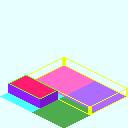
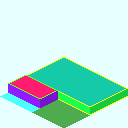
Comparing the layer stacks of the two 128px x 128px images. Changes:
added group "Factory" with 4 layers above "Base_Plate_2x2.png" over [28, 58, 128, 114]
added layer "Factory Wall_T" in group "Factory" over [28, 58, 126, 106]
added layer "Factory Wall_E" in group "Factory" over [28, 58, 128, 114]
added layer "Factory Wall_S" in group "Factory" over [58, 58, 126, 114]
moved "Factory Wired" into group "Factory" over [28, 58, 128, 114]
